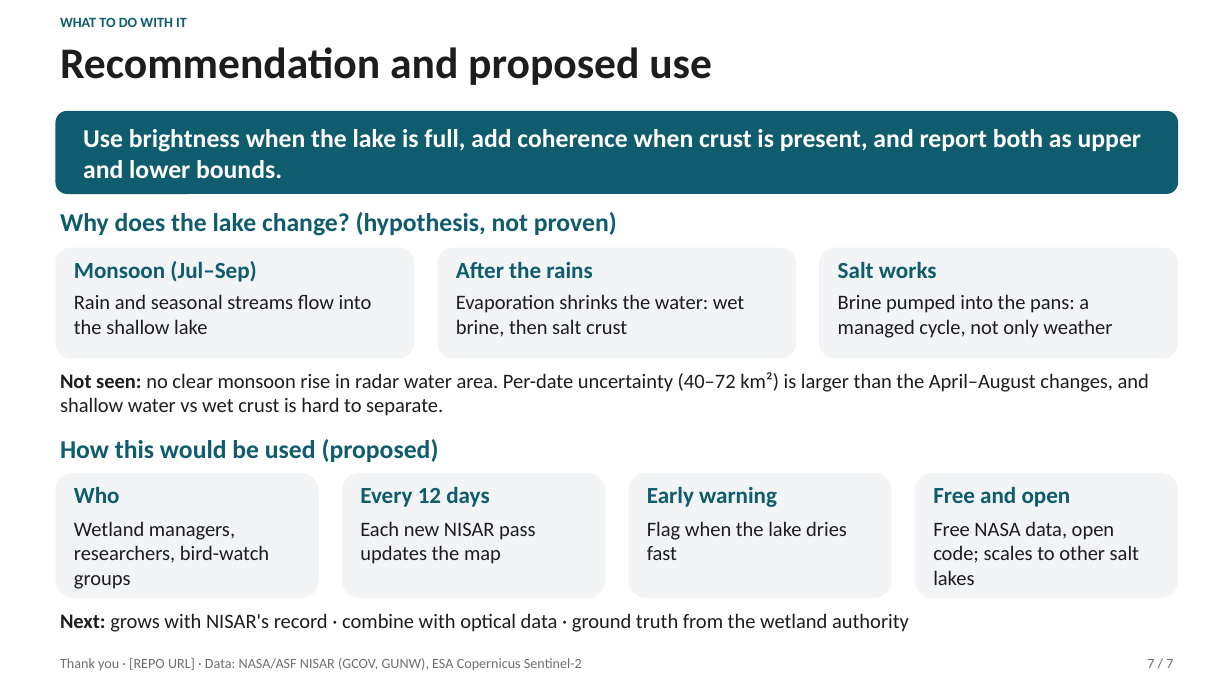
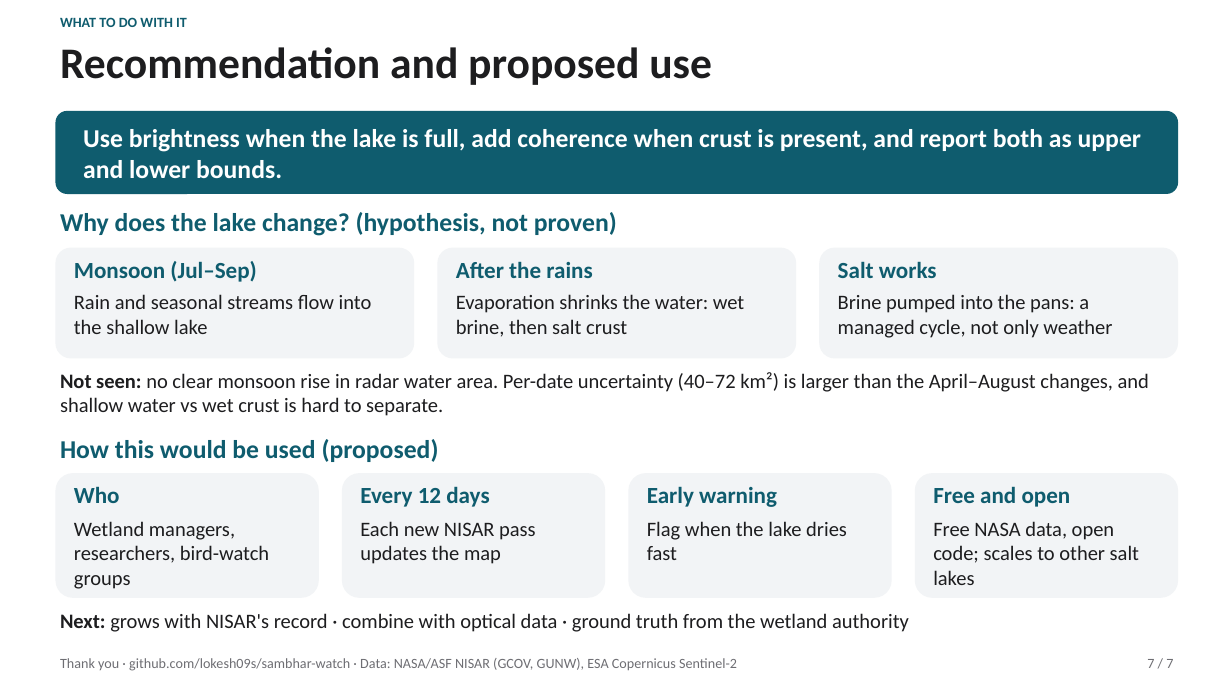
Before and after one commit to lokesh09s/sambhar-watch, a slide deck: slide 7 of docs/slides/Sambhar_Watch.pptx. Drawn at 1232x693 pixels with LibreOffice and Linux fonts; fonts in the diff are those of the drawing. Boxes give left, top, right and bottom in pixels: in the first picture for what was removed or moved away, otherwise in the second. Text is boxed around its words. In the diff, an @@ line names an element or a change of style, - is before the commit and + after.

```diff
--- a/docs/slides/Sambhar_Watch.pptx
+++ b/docs/slides/Sambhar_Watch.pptx
@@ text at <box>60,658,737,671</box>: text changed @@
-Thank you · [REPO URL] · Data: NASA/ASF NISAR (GCOV, GUNW), ESA Copernicus Sentinel-2
+Thank you · github.com/lokesh09s/sambhar-watch · Data: NASA/ASF NISAR (GCOV, GUNW), ESA Copernicus Sentinel-2
```
Also in this commit, not shown: 1 other slide changed, 7 other files.
